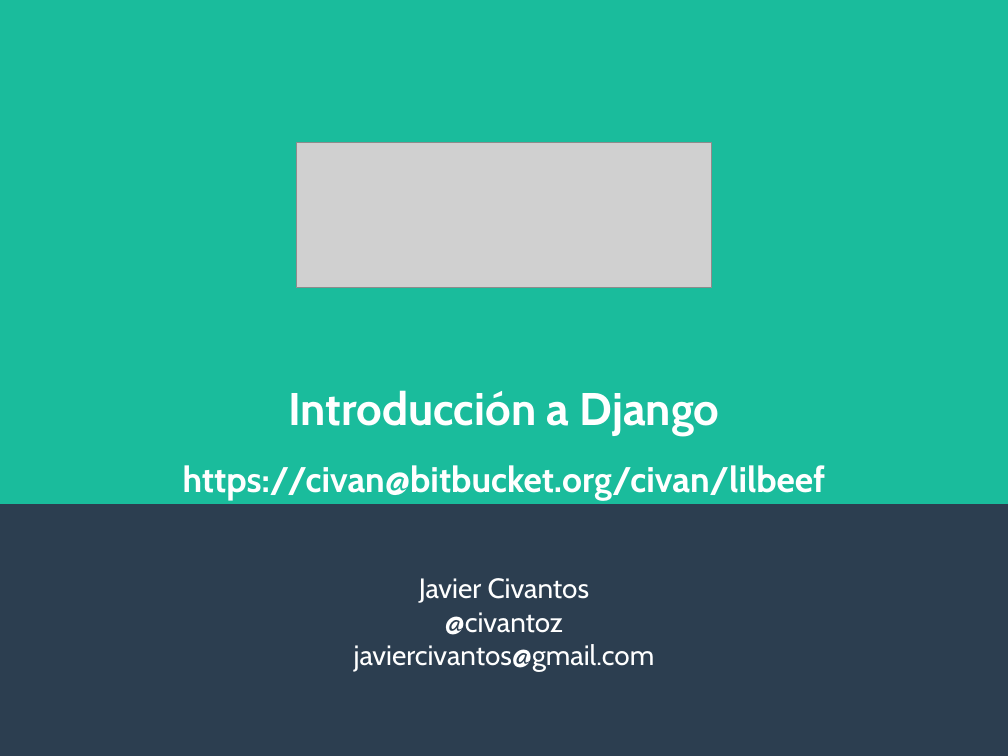
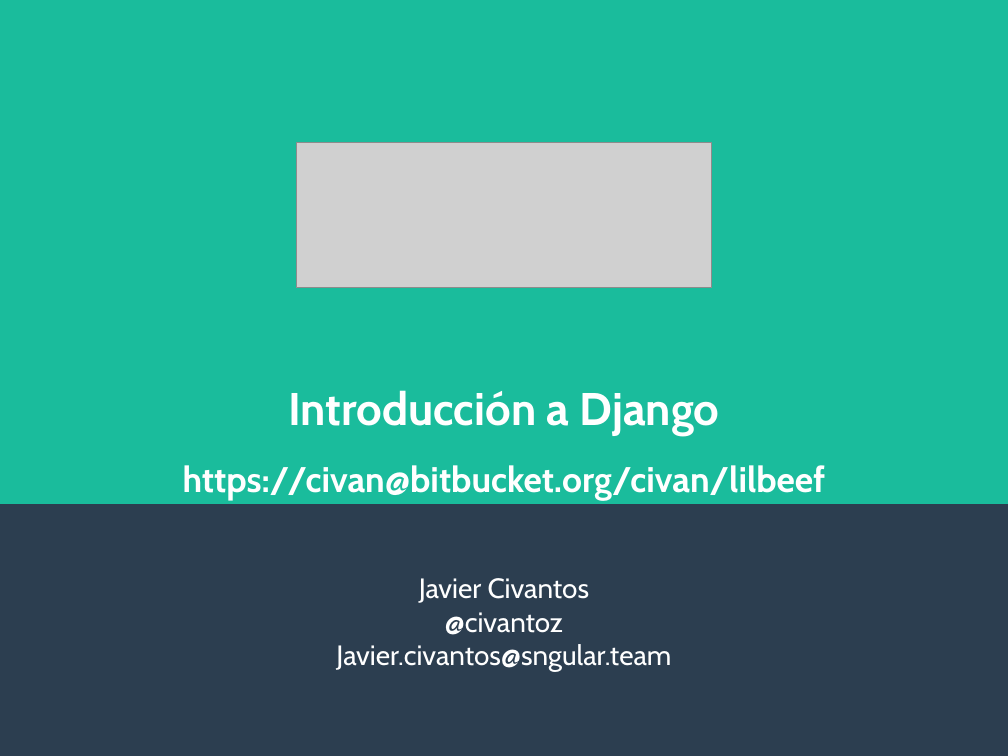
Before and after one commit to albeerto26/DjangoServerHeroku, a slide deck: slide 1 of diapos/Introduccion Django.odp. Drawn at 1008x756 pixels with LibreOffice and Linux fonts; fonts in the diff are those of the drawing; grey boxes stand for pictures. Boxes give left, top, right and bottom in pixels: in the first picture for what was removed or moved away, otherwise in the second. Text is boxed around its words. In the diff, an @@ line names an element or a change of style, - is before the commit and + after.

```diff
--- a/diapos/Introduccion Django.odp
+++ b/diapos/Introduccion Django.odp
@@ subtitle at (336, 644, 671, 672): text changed @@
-javiercivantos@gmail.com
+Javier.civantos@sngular.team
```
Also in this commit, not shown: 1 slide added, 1 other file.
